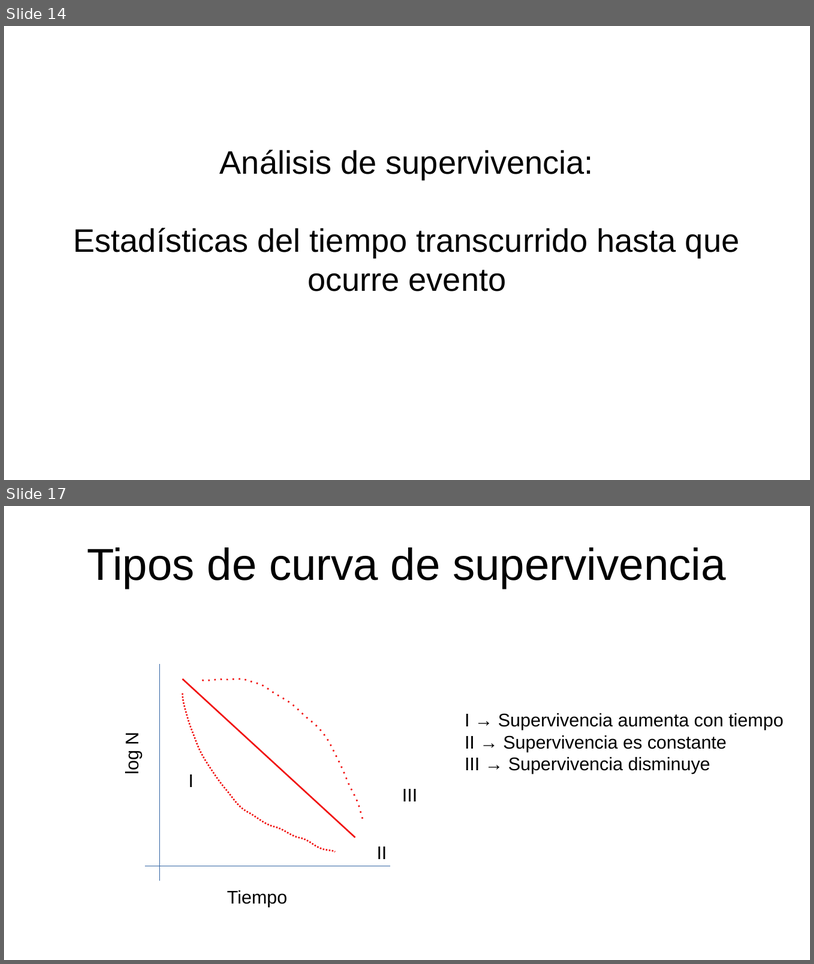
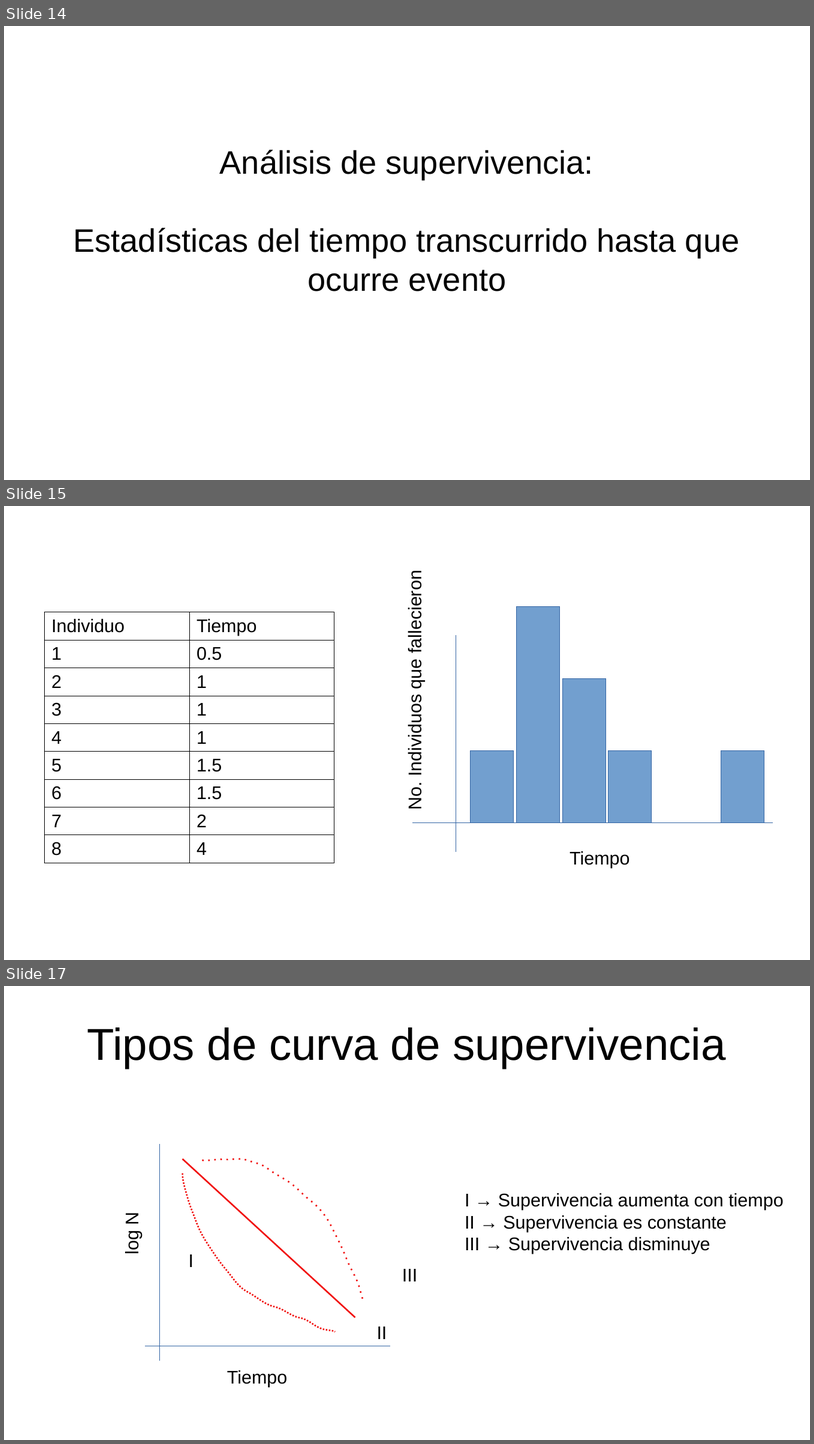
Before and after one commit to gerardommc/Ecologia-Teorica-II, a slide deck: Nicho/Caso-demografico.odp. Shown one above the other, each under a label of ours: slides 14 and 17 before the commit, slides 14, 15 and 17 after it; the slides between them are not shown. The pictures are 814x964 and 814x1444 pixels, drawn with LibreOffice and Linux fonts; fonts in the diff are those of the drawing. Boxes give left, top, right and bottom in pixels: in the first picture for what was removed or moved away, otherwise in the second. Text is boxed around its words. In the diff, an @@ line names an element or a change of style, - is before the commit and + after.

```diff
--- a/Nicho/Caso-demografico.odp
+++ b/Nicho/Caso-demografico.odp
@@ slide 15 added at [4,506,810,960], background #FFFFFF @@
@@ text added at [405,578,425,808], 18 pt, text #000000 @@
+No. Individuos que fallecieron
@@ table added at [44,612,334,864], 9 rows, 2 columns @@
+Individuo | Tiempo
+1 | 0.5
+2 | 1
+3 | 1
+4 | 1
+5 | 1.5
+6 | 1.5
+7 | 2
+8 | 4
@@ rectangle added at [517,607,560,823], fill #729FCF, outline #3465A4 0 pt @@
@@ line added from (456, 636) to (456, 852), #3465A4 0 pt @@
@@ rectangle added at [563,679,606,823], fill #729FCF, outline #3465A4 0 pt @@
@@ rectangle added at [471,751,514,823], fill #729FCF, outline #3465A4 0 pt @@
@@ rectangle added at [609,751,653,823], fill #729FCF, outline #3465A4 0 pt @@
@@ rectangle added at [721,751,764,823], fill #729FCF, outline #3465A4 0 pt @@
@@ line added from (413, 823) to (773, 823), #3465A4 0 pt @@
@@ text added at [570,851,630,868], 18 pt, text #000000 @@
+Tiempo
```
Also in this commit, not shown: 2 slides changed, 1 other slide added, 1 slide removed.
